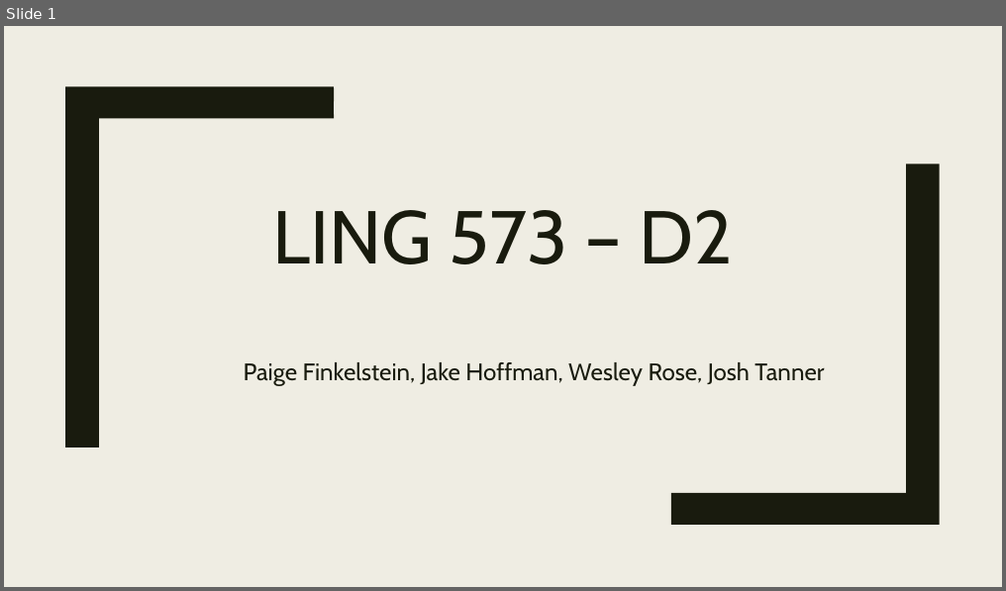
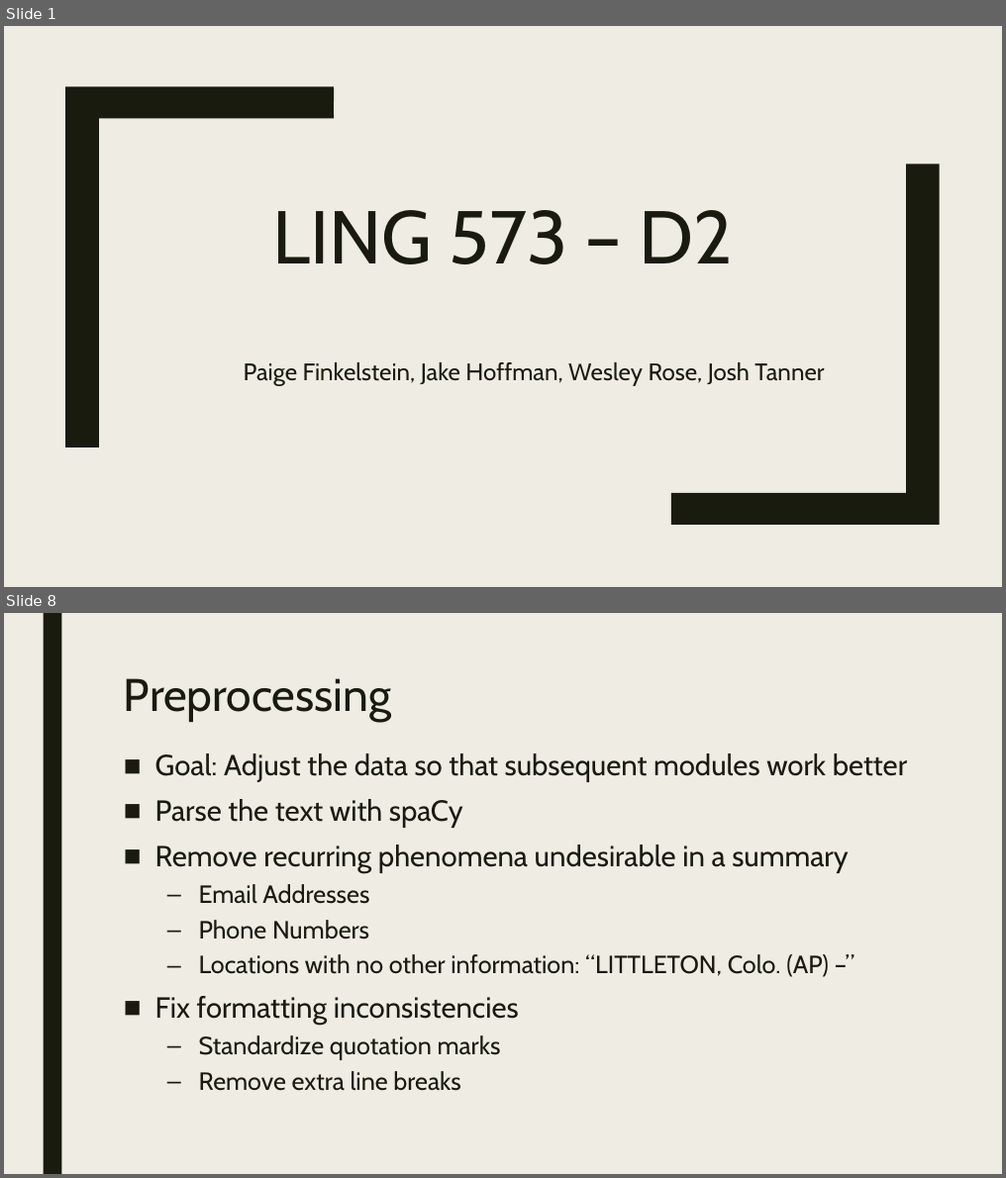
Before and after one commit to Mindful/ling-573, a slide deck: doc/presentation_d2.pptx. Shown one above the other, each under a label of ours: slide 1 before the commit, slides 1 and 8 after it; the slides between them are not shown. The pictures are 1006x591 and 1006x1178 pixels, drawn with LibreOffice and Linux fonts; fonts in the diff are those of the drawing. Boxes give left, top, right and bottom in pixels: in the first picture for what was removed or moved away, otherwise in the second. Text is boxed around its words. In the diff, an @@ line names an element or a change of style, - is before the commit and + after.

```diff
--- a/doc/presentation_d2.pptx
+++ b/doc/presentation_d2.pptx
@@ slide 8 added at <box>4,613,1002,1174</box>, background #EFEDE3 @@
@@ rectangle added at <box>43,613,61,1174</box>, fill #191B0E @@
@@ title added at <box>124,678,392,722</box>, 44 pt, text #191B0E @@
+Preprocessing
@@ text added at <box>155,754,907,1091</box>, 28 pt, text #191B0E @@
+■ Goal: Adjust the data so that subsequent modules work better
+■ Parse the text with spaCy
+■ Remove recurring phenomena undesirable in a summary
+  – Email Addresses
+  – Phone Numbers
+  – Locations with no other information: “LITTLETON, Colo. (AP) –”
+■ Fix formatting inconsistencies
+  – Standardize quotation marks
+  – Remove extra line breaks
```
Also in this commit, not shown: 8 slides changed, 12 other slides added, 5 slides removed.
